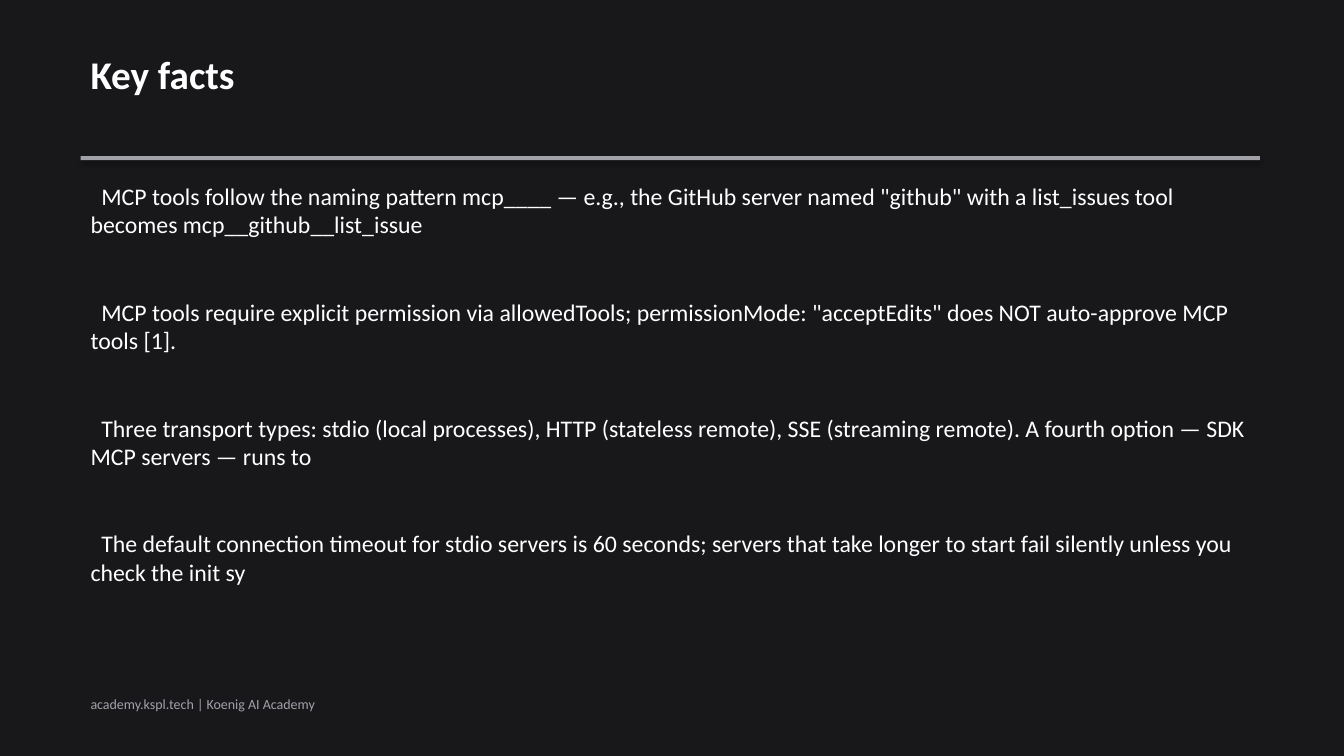
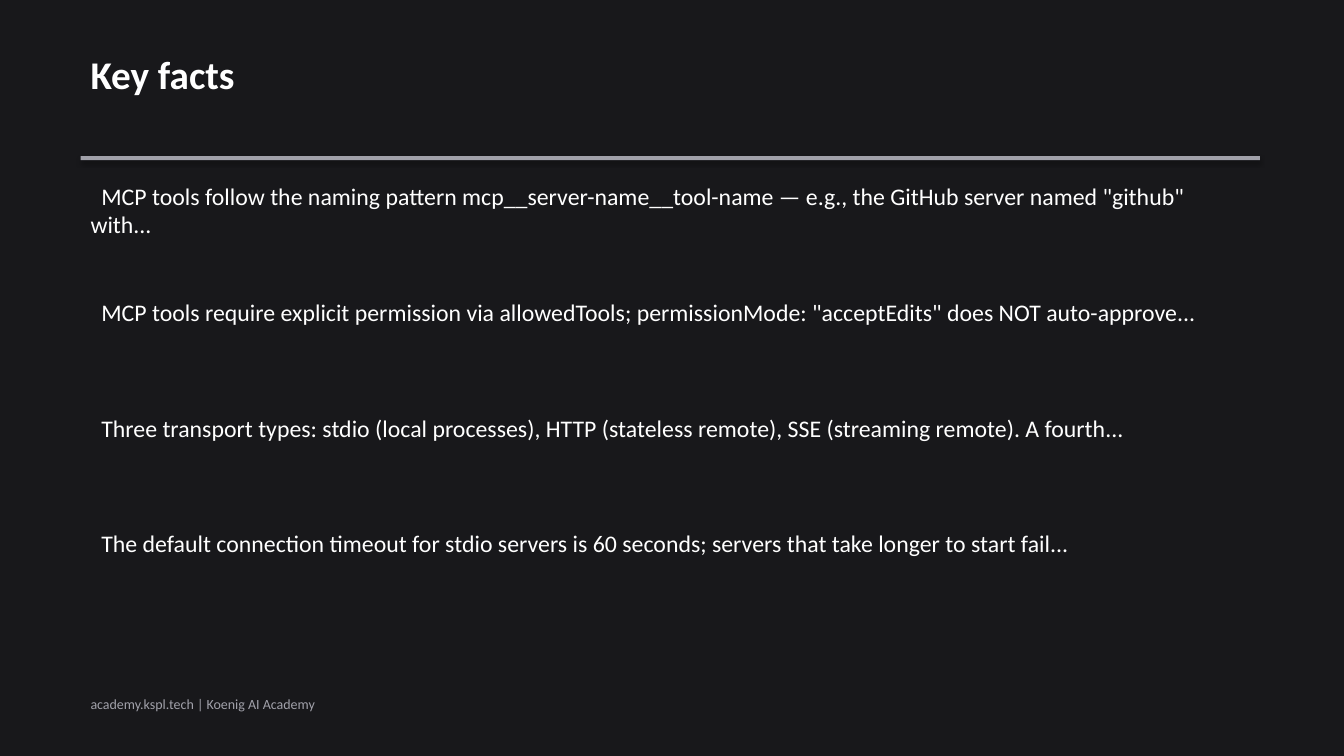
Before and after one commit to Koenig-Solutions-Private-Limited/koenig-ai-org, a slide deck: slide 2 of vault/courses/production-agents-claude-agent-sdk-mcp-connector/ch03-slides.pptx. Drawn at 1344x756 pixels with LibreOffice and Linux fonts; fonts in the diff are those of the drawing. Boxes give left, top, right and bottom in pixels: in the first picture for what was removed or moved away, otherwise in the second. Text is boxed around its words. In the diff, an @@ line names an element or a change of style, - is before the commit and + after.

Commit message:
auto: vault-sync 2026-05-26T11:52:41Z (7 files)

```diff
--- a/vault/courses/production-agents-claude-agent-sdk-mcp-connector/ch03-slides.pptx
+++ b/vault/courses/production-agents-claude-agent-sdk-mcp-connector/ch03-slides.pptx
@@ text at (91, 188, 1184, 233): text changed @@
-MCP tools follow the naming pattern mcp____ — e.g., the GitHub server named "github" with a list_issues tool becomes mcp__github__list_issue
+MCP tools follow the naming pattern mcp__server-name__tool-name — e.g., the GitHub server named "github" with...
@@ text at (101, 304, 1195, 325): text changed @@
-MCP tools require explicit permission via allowedTools; permissionMode: "acceptEdits" does NOT auto-approve MCP tools [1].
+MCP tools require explicit permission via allowedTools; permissionMode: "acceptEdits" does NOT auto-approve...
@@ text at (101, 419, 1124, 441): text changed @@
-Three transport types: stdio (local processes), HTTP (stateless remote), SSE (streaming remote). A fourth option — SDK MCP servers — runs to
+Three transport types: stdio (local processes), HTTP (stateless remote), SSE (streaming remote). A fourth...
@@ text at (101, 535, 1068, 556): text changed @@
-The default connection timeout for stdio servers is 60 seconds; servers that take longer to start fail silently unless you check the init sy
+The default connection timeout for stdio servers is 60 seconds; servers that take longer to start fail...
```
Also in this commit, not shown: 4 other slides changed, 6 other files.
